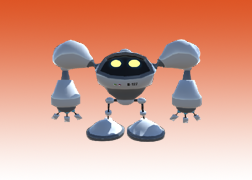
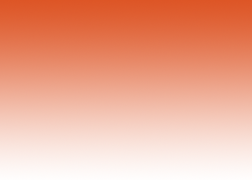
Two versions of the same layered image (252px x 180px). Layer-by-layer changes:
removed layer "Layer 1" over [51, 39, 202, 142]
painted on "Rectangle 1" over [51, 39, 202, 142]
